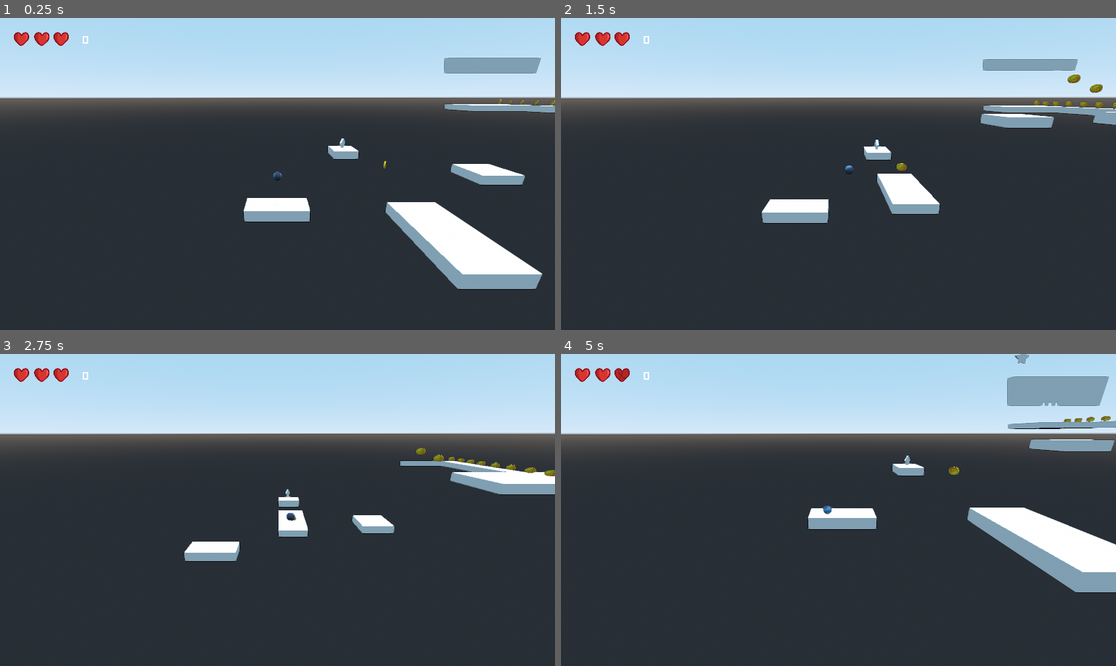
Above: before the commit, frames 1-4 (two rows, left to right).
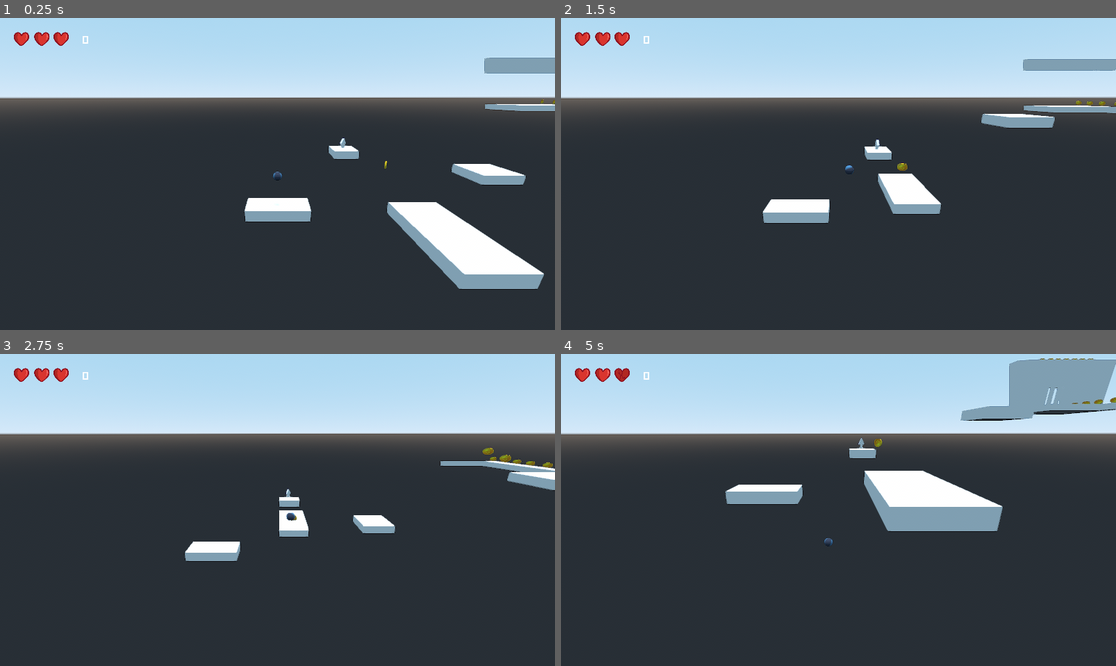
Above: after the commit, the same moments.

Repository: PedroCarbone/Oldies_2do_Parcial
Game: Godot game, scene res://scenes/EscenasGameplay/level 3/level_3.tscn
Two runs of this game, one before a commit and one after it. Both use one fixed random seed, a clock stepped at 60 frames per second and the inputs below. This scene is started directly instead of the project's main scene. The engine's default icon, where the game draws it, is replaced by a stand-in: a white triangle on a blue panel in a dark square.
Inputs:
- Up to frame 1 (0.25 s): no input
- Up to frame 2 (1.5 s): hold Right (ui_right) 0.53-1.28 s; tap Space (ui_select) at 0.77 s; hold Down (ui_down) from 1.28 s (still down)
- Up to frame 3 (2.75 s): tap Space (ui_select) at 1.52 s; release Down (ui_down) at 2.03 s; hold Right (ui_right) from 2.03 s (still down)
- Up to frame 4 (5 s): release Right (ui_right) at 2.78 s; hold Up (ui_up) 2.78-3.53 s; tap Space (ui_select) at 3.02, 3.77, 4.52 s; hold Left (ui_left) from 3.53 s (still down)

The runs differ from the first frame. In frame 1, 1.3% of the frame differs, in the area x 43-100%, y 12-88%; in frame 2, 1.5%; in frame 3, 2.1%; in frame 4, 13%, in the area x 29-100%, y 0-77%.

Commit message:
pulido final?

Diff:
--- a/scenes/EscenasGameplay/Nivel 2/level_2.tscn
+++ b/scenes/EscenasGameplay/Nivel 2/level_2.tscn
@@ -200,7 +200,7 @@
 font_data = ExtResource( 10 )
 
 [sub_resource type="DynamicFont" id=19]
-size = 50
+size = 300
 font_data = ExtResource( 10 )
 
 [sub_resource type="Animation" id=20]
@@ -455,7 +455,7 @@
 "times": PoolRealArray( 0, 10 ),
 "transitions": PoolRealArray( 1, 1 ),
 "update": 0,
-"values": [ Color( 1, 1, 1, 1 ), Color( 0.870588, 0.0705882, 0.0705882, 1 ) ]
+"values": [ Color( 1, 1, 1, 1 ), Color( 1, 0, 0, 1 ) ]
 }
 tracks/2/type = "value"
 tracks/2/path = NodePath("Control/tiempo:text")
@@ -472,6 +472,9 @@
 
 [node name="level_2" type="Spatial"]
 script = ExtResource( 7 )
+__meta__ = {
+"_edit_vertical_guides_": [ 960.0 ]
+}
 
 [node name="StaticBody" type="StaticBody" parent="."]
 transform = Transform( 1.67678, 0, 0, 0, 1, 0, 0, 0, 0.57348, -32.1607, 0, -19.8949 )
@@ -607,7 +610,6 @@
 
 [node name="hide" parent="." instance=ExtResource( 5 )]
 transform = Transform( 1, 0, 0, 0, 1, 0, 0, 0, 1, -89.6221, 76.2639, -39.7127 )
-visible = true
 
 [node name="salto3" parent="." instance=ExtResource( 4 )]
 transform = Transform( 1, 0, 0, 0, 1, 0, 0, 0, 1, -111.079, 32.9025, -39.9444 )
@@ -770,13 +772,12 @@
 }
 
 [node name="tiempo" type="Label" parent="UI/Control"]
-modulate = Color( 0.934, 0.526, 0.526, 1 )
-margin_left = 662.105
-margin_top = 49.719
-margin_right = 702.105
-margin_bottom = 102.719
+margin_left = 840.0
+margin_top = 50.0
+margin_right = 1084.0
+margin_bottom = 364.0
 custom_fonts/font = SubResource( 19 )
-text = "10"
+text = "15"
 __meta__ = {
 "_edit_use_anchors_": false
 }
--- a/scenes/EscenasGameplay/level 3/level_3.tscn
+++ b/scenes/EscenasGameplay/level 3/level_3.tscn
@@ -16,21 +16,6 @@
 
 [sub_resource type="CubeMesh" id=2]
 
-[sub_resource type="Animation" id=3]
-length = 0.001
-tracks/0/type = "value"
-tracks/0/path = NodePath("../Player:translation")
-tracks/0/interp = 1
-tracks/0/loop_wrap = true
-tracks/0/imported = false
-tracks/0/enabled = true
-tracks/0/keys = {
-"times": PoolRealArray( 0 ),
-"transitions": PoolRealArray( 1 ),
-"update": 0,
-"values": [ Vector3( -23.9342, 9.11783, 0.256427 ) ]
-}
-
 [sub_resource type="Animation" id=4]
 resource_name = "reset"
 length = 0.001
@@ -44,7 +29,7 @@
 "times": PoolRealArray( 0 ),
 "transitions": PoolRealArray( 1 ),
 "update": 0,
-"values": [ Vector3( -23.9342, 9.11783, 0.256427 ) ]
+"values": [ Vector3( -41.6039, 9.11783, 0.256427 ) ]
 }
 
 [sub_resource type="Animation" id=5]
@@ -200,37 +185,6 @@
 "values": [ false, true ]
 }
 
-[sub_resource type="Animation" id=12]
-length = 20.0
-loop = true
-tracks/0/type = "value"
-tracks/0/path = NodePath(".:translation")
-tracks/0/interp = 1
-tracks/0/loop_wrap = true
-tracks/0/imported = false
-tracks/0/enabled = true
-tracks/0/keys = {
-"times": PoolRealArray( 0, 10 ),
-"transitions": PoolRealArray( 1, 1 ),
-"update": 0,
-"values": [ Vector3( 101.863, 25.9045, -65.6358 ), Vector3( 202.461, 64.2612, -65.6358 ) ]
-}
-
-[sub_resource type="Animation" id=13]
-length = 0.001
-tracks/0/type = "value"
-tracks/0/path = NodePath(".:translation")
-tracks/0/interp = 1
-tracks/0/loop_wrap = true
-tracks/0/imported = false
-tracks/0/enabled = true
-tracks/0/keys = {
-"times": PoolRealArray( 0 ),
-"transitions": PoolRealArray( 1 ),
-"update": 0,
-"values": [ Vector3( 101.863, 25.9045, -65.6358 ) ]
-}
-
 [sub_resource type="BoxShape" id=14]
 
 [sub_resource type="CylinderShape" id=15]
@@ -248,7 +202,7 @@
 font_data = ExtResource( 9 )
 
 [sub_resource type="DynamicFont" id=18]
-size = 50
+size = 300
 font_data = ExtResource( 9 )
 
 [sub_resource type="Animation" id=19]
@@ -461,6 +415,21 @@
 "values": [ true, false, true, false, true, false ]
 }
 
+[sub_resource type="Animation" id=26]
+length = 0.001
+tracks/0/type = "value"
+tracks/0/path = NodePath("Control/tiempo:modulate")
+tracks/0/interp = 1
+tracks/0/loop_wrap = true
+tracks/0/imported = false
+tracks/0/enabled = true
+tracks/0/keys = {
+"times": PoolRealArray( 0 ),
+"transitions": PoolRealArray( 1 ),
+"update": 0,
+"values": [ Color( 1, 0, 0, 1 ) ]
+}
+
 [sub_resource type="Animation" id=24]
 resource_name = "reset"
 length = 0.01
@@ -505,31 +474,47 @@
 "update": 1,
 "values": [ "5", "4", "3", "2", "1" ]
 }
+tracks/2/type = "value"
+tracks/2/path = NodePath("Control/tiempo:modulate")
+tracks/2/interp = 1
+tracks/2/loop_wrap = true
+tracks/2/imported = false
+tracks/2/enabled = true
+tracks/2/keys = {
+"times": PoolRealArray( 0, 5 ),
+"transitions": PoolRealArray( 1, 1 ),
+"update": 0,
+"values": [ Color( 1, 1, 1, 1 ), Color( 1, 0, 0, 1 ) ]
+}
 
 [node name="Spatial" type="Spatial"]
 script = ExtResource( 5 )
+__meta__ = {
+"_edit_vertical_guides_": [ 961.0 ]
+}
 
 [node name="DirectionalLight" type="DirectionalLight" parent="."]
-transform = Transform( 1, 0, 0, 0, -4.37114e-08, 1, 0, -1, -4.37114e-08, 16.6634, 21.7529, -6.2611 )
+transform = Transform( 1, 0, 0, 0, -4.37114e-08, 1, 0, -1, -4.37114e-08, -0.802317, 21.7529, -6.2611 )
 shadow_enabled = true
 
 [node name="PlataformaInicial" type="StaticBody" parent="."]
 transform = Transform( 7.34702, 0, 0, 0, 1.30591, 0, 0, 0, 3.53875, -24.0629, 0, 0 )
 
 [node name="CollisionShape" type="CollisionShape" parent="PlataformaInicial"]
+transform = Transform( 1, 0, 0, 0, 1, 0, 0, 0, 1, -2.37725, 0, 0 )
 shape = SubResource( 1 )
 
 [node name="MeshInstance" type="MeshInstance" parent="PlataformaInicial"]
+transform = Transform( 1, 0, 0, 0, 1, 0, 0, 0, 1, -2.37725, 0, 0 )
 mesh = SubResource( 2 )
 material/0 = null
 
 [node name="Player" parent="." instance=ExtResource( 1 )]
-transform = Transform( 1, 0, 0, 0, 1, 0, 0, 0, 1, -23.9342, 9.11783, 0.256427 )
+transform = Transform( 1, 0, 0, 0, 1, 0, 0, 0, 1, -41.604, 9.118, 0.256 )
 
 [node name="animacion" type="AnimationPlayer" parent="Player"]
 root_node = NodePath("../../Limite")
 autoplay = "reset"
-anims/RESET = SubResource( 3 )
 anims/reset = SubResource( 4 )
 anims/respawn = SubResource( 5 )
 
@@ -537,23 +522,26 @@
 transform = Transform( 4.218, 0, 0, 0, 1.306, 0, 0, 0, 3.539, 0.00893593, 6.13827, -33.644 )
 
 [node name="CollisionShape" type="CollisionShape" parent="PlataformaPU"]
+transform = Transform( 1, 0, 0, 0, 1, 0, 0, 0, 1, -4.14076, 0, 0 )
 shape = SubResource( 1 )
 
 [node name="MeshInstance" type="MeshInstance" parent="PlataformaPU"]
-transform = Transform( 1, 0, 0, 0, 1, 0, 0, 0, 1.43927, 0, 0, 0 )
+transform = Transform( 1, 0, 0, 0, 1, 0, 0, 0, 1.43927, -4.14076, 0, 0 )
 mesh = SubResource( 2 )
 material/0 = null
 
 [node name="salto3" parent="." instance=ExtResource( 3 )]
-transform = Transform( 1, 0, 0, 0, 1, 0, 0, 0, 1, -0.165506, 9.40354, -33.8644 )
+transform = Transform( 1, 0, 0, 0, 1, 0, 0, 0, 1, -17.6312, 9.40354, -33.8644 )
 
 [node name="plataformaMovil1" type="KinematicBody" parent="."]
 transform = Transform( 4.21763, 0, 0, 0, 1, 0, 0, 0, 8.79808, -0.113949, 6.43593, 24.0945 )
 
 [node name="CollisionShape" type="CollisionShape" parent="plataformaMovil1"]
+transform = Transform( 1, 0, 0, 0, 1, 0, 0, 0, 1, -4.14112, 0, 0 )
 shape = SubResource( 6 )
 
 [node name="MeshInstance" type="MeshInstance" parent="plataformaMovil1"]
+transform = Transform( 1, 0, 0, 0, 1, 0, 0, 0, 1, -4.14112, 0, 0 )
 mesh = SubResource( 7 )
 material/0 = null
 
@@ -565,9 +553,11 @@
 transform = Transform( 4.218, 0, 0, 0, 1, 0, 0, 0, 4.514, 22.7612, 6.43593, 0.0603676 )
 
 [node name="CollisionShape" type="CollisionShape" parent="plataformaMovil2"]
+transform = Transform( 1, 0, 0, 0, 1, 0, 0, 0, 1, -4.14076, 0, 0 )
 shape = SubResource( 6 )
 
 [node name="MeshInstance" type="MeshInstance" parent="plataformaMovil2"]
+transform = Transform( 1, 0, 0, 0, 1, 0, 0, 0, 1, -4.14076, 0, 0 )
 mesh = SubResource( 7 )
 material/0 = null
 
@@ -616,8 +606,7 @@
 depth = 0.787657
 
 [node name="hide" parent="." instance=ExtResource( 2 )]
-transform = Transform( 1, 0, 0, 0, 1, 0, 0, 0, 1, 55.1206, 51.1272, -66.1783 )
-visible = true
+transform = Transform( 1, 0, 0, 0, 1, 0, 0, 0, 1, 55.1206, 64.2911, -84.6905 )
 
 [node name="Reja" type="StaticBody" parent="."]
 transform = Transform( 0.843234, 0, 0, 0, 5.14017, 0, 0, 0, 0.240838, 68.9743, 26.3312, -60.0107 )
@@ -644,21 +633,6 @@
 anims/RESET = SubResource( 10 )
 "anims/desaparición" = SubResource( 11 )
 
-[node name="plataformaMovil3" type="KinematicBody" parent="."]
-transform = Transform( 4.63139, 0, 0, 0, 1.90834, 0, 0, 0, 9.7367, 101.863, 25.9045, -65.6358 )
-
-[node name="CollisionShape" type="CollisionShape" parent="plataformaMovil3"]
-shape = SubResource( 6 )
-
-[node name="MeshInstance" type="MeshInstance" parent="plataformaMovil3"]
-mesh = SubResource( 7 )
-material/0 = null
-
-[node name="animacion" type="AnimationPlayer" parent="plataformaMovil3"]
-autoplay = "Movimiento"
-anims/Movimiento = SubResource( 12 )
-anims/RESET = SubResource( 13 )
-
 [node name="obstaculo1" type="StaticBody" parent="."]
 transform = Transform( 1.71573, 0, 0, 0, 1.81249, 0, 0, 0, 14.8783, 116.84, 35.3996, -67.2527 )
 
@@ -690,12 +664,13 @@
 material/0 = null
 
 [node name="recompensa" type="StaticBody" parent="."]
-transform = Transform( 7.23659, 0, 0, 0, 27.5695, 0, 0, 0, 11.7625, 47.821, 29.3058, -92.2083 )
+transform = Transform( 7.23659, 0, 0, 0, 27.5695, 0, 0, 0, 11.7625, 47.821, 29.3058, -109.884 )
 
 [node name="CollisionShape" type="CollisionShape" parent="recompensa"]
 shape = SubResource( 1 )
 
 [node name="MeshInstance" type="MeshInstance" parent="recompensa"]
+transform = Transform( 1, 0, 0, 0, 1, 0, 0, 0, 1, 0, 0, 0 )
 mesh = SubResource( 2 )
 material/0 = null
 
@@ -723,7 +698,7 @@
 shape = SubResource( 15 )
 
 [node name="Moneda" parent="." instance=ExtResource( 6 )]
-transform = Transform( 2, 0, 0, 0, 2, 0, 0, 0, 2, 0, 10.8226, 7.62939e-06 )
+transform = Transform( 2, 0, 0, 0, 2, 0, 0, 0, 2, -17.4657, 10.8226, 7.62939e-06 )
 
 [node name="Moneda5" parent="." instance=ExtResource( 6 )]
 transform = Transform( 2, 0, 0, 0, 2, 0, 0, 0, 2, 38.005, 27.4299, 7.62939e-06 )
@@ -785,7 +760,7 @@
 transform = Transform( 2, 0, 0, 0, 2, 0, 0, 0, 2, 74.0238, 26.9608, -65.2575 )
 
 [node name="Moneda27" parent="." instance=ExtResource( 6 )]
-transform = Transform( 2, 0, 0, 0, 2, 0, 0, 0, 2, 77.5707, 26.9608, -65.2575 )
+transform = Transform( 2, 0, 0, 0, 2, 0, 0, 0, 2, 60.105, 26.9608, -65.2575 )
 
 [node name="Moneda30" parent="." instance=ExtResource( 6 )]
 transform = Transform( 2, 0, 0, 0, 2, 0, 0, 0, 2, 81.228, 26.7545, -65.2575 )
@@ -794,7 +769,7 @@
 transform = Transform( 2, 0, 0, 0, 2, 0, 0, 0, 2, 84.6583, 26.7545, -65.2575 )
 
 [node name="Moneda34" parent="." instance=ExtResource( 6 )]
-transform = Transform( 2, 0, 0, 0, 2, 0, 0, 0, 2, 88.2146, 27.1421, -65.2575 )
+transform = Transform( 2, 0, 0, 0, 2, 0, 0, 0, 2, 88.2146, 26.7339, -65.2575 )
 
 [node name="Moneda35" parent="." instance=ExtResource( 6 )]
 transform = Transform( 2, 0, 0, 0, 2, 0, 0, 0, 2, 88.2146, 29.7878, -65.2575 )
@@ -881,43 +856,43 @@
 transform = Transform( 2, 0, 0, 0, 2, 0, 0, 0, 2, 62.6911, 42.6699, -65.6073 )
 
 [node name="Moneda63" parent="." instance=ExtResource( 6 )]
-transform = Transform( 2, 0, 0, 0, 2, 0, 0, 0, 2, 51.3529, 58.0531, -86.4577 )
+transform = Transform( 2, 0, 0, 0, 2, 0, 0, 0, 2, 51.3529, 58.0531, -103.618 )
 
 [node name="Moneda64" parent="." instance=ExtResource( 6 )]
-transform = Transform( 2, 0, 0, 0, 2, 0, 0, 0, 2, 48.1694, 58.0531, -86.4577 )
+transform = Transform( 2, 0, 0, 0, 2, 0, 0, 0, 2, 48.1694, 58.0531, -103.618 )
 
 [node name="Moneda65" parent="." instance=ExtResource( 6 )]
-transform = Transform( 2, 0, 0, 0, 2, 0, 0, 0, 2, 44.5569, 58.0531, -86.4577 )
+transform = Transform( 2, 0, 0, 0, 2, 0, 0, 0, 2, 44.5569, 58.0531, -103.618 )
 
 [node name="Moneda66" parent="." instance=ExtResource( 6 )]
-transform = Transform( 2, 0, 0, 0, 2, 0, 0, 0, 2, 51.3529, 58.0531, -90.3868 )
+transform = Transform( 2, 0, 0, 0, 2, 0, 0, 0, 2, 51.3529, 58.0531, -107.547 )
 
 [node name="Moneda67" parent="." instance=ExtResource( 6 )]
-transform = Transform( 2, 0, 0, 0, 2, 0, 0, 0, 2, 48.1694, 58.0531, -90.3868 )
+transform = Transform( 2, 0, 0, 0, 2, 0, 0, 0, 2, 48.1694, 58.0531, -107.547 )
 
 [node name="Moneda68" parent="." instance=ExtResource( 6 )]
-transform = Transform( 2, 0, 0, 0, 2, 0, 0, 0, 2, 44.5569, 58.0531, -90.3868 )
+transform = Transform( 2, 0, 0, 0, 2, 0, 0, 0, 2, 44.5569, 58.0531, -107.547 )
 
 [node name="Moneda69" parent="." instance=ExtResource( 6 )]
-transform = Transform( 2, 0, 0, 0, 2, 0, 0, 0, 2, 51.3529, 58.0531, -94.2336 )
+transform = Transform( 2, 0, 0, 0, 2, 0, 0, 0, 2, 51.3529, 58.0531, -111.394 )
 
 [node name="Moneda70" parent="." instance=ExtResource( 6 )]
-transform = Transform( 2, 0, 0, 0, 2, 0, 0, 0, 2, 48.1694, 58.0531, -94.2336 )
+transform = Transform( 2, 0, 0, 0, 2, 0, 0, 0, 2, 48.1694, 58.0531, -111.394 )
 
 [node name="Moneda71" parent="." instance=ExtResource( 6 )]
-transform = Transform( 2, 0, 0, 0, 2, 0, 0, 0, 2, 44.5569, 58.0531, -94.2336 )
+transform = Transform( 2, 0, 0, 0, 2, 0, 0, 0, 2, 44.5569, 58.0531, -111.394 )
 
 [node name="Moneda72" parent="." instance=ExtResource( 6 )]
-transform = Transform( 2, 0, 0, 0, 2, 0, 0, 0, 2, 51.3529, 58.0531, -98.06 )
+transform = Transform( 2, 0, 0, 0, 2, 0, 0, 0, 2, 51.3529, 58.0531, -115.221 )
 
 [node name="Moneda73" parent="." instance=ExtResource( 6 )]
-transform = Transform( 2, 0, 0, 0, 2, 0, 0, 0, 2, 48.1694, 58.0531, -98.06 )
+transform = Transform( 2, 0, 0, 0, 2, 0, 0, 0, 2, 48.1694, 58.0531, -115.221 )
 
 [node name="Moneda74" parent="." instance=ExtResource( 6 )]
-transform = Transform( 2, 0, 0, 0, 2, 0, 0, 0, 2, 44.5569, 58.0531, -98.06 )
+transform = Transform( 2, 0, 0, 0, 2, 0, 0, 0, 2, 44.5569, 58.0531, -115.221 )
 
 [node name="Moneda75" parent="." instance=ExtResource( 6 )]
-transform = Transform( 2, 0, 0, 0, 2, 0, 0, 0, 2, 117.125, 41.7726, -66.8487 )
+transform = Transform( 2, 0, 0, 0, 2, 0, 0, 0, 2, 117.125, 39.0591, -66.8487 )
 
 [node name="Moneda76" parent="." instance=ExtResource( 6 )]
 transform = Transform( 2, 0, 0, 0, 2, 0, 0, 0, 2, 171.944, 70.294, -66.8487 )
@@ -973,12 +948,13 @@
 }
 
 [node name="tiempo" type="Label" parent="UI/Control"]
-margin_left = 662.105
-margin_top = 49.7193
-margin_right = 702.105
-margin_bottom = 102.719
+modulate = Color( 1, 0, 0, 1 )
+margin_left = 840.0
+margin_top = 50.0
+margin_right = 1084.0
+margin_bottom = 364.0
 custom_fonts/font = SubResource( 18 )
-text = "1"
+text = "5"
 __meta__ = {
 "_edit_use_anchors_": false
 }
@@ -995,6 +971,7 @@
 
 [node name="temporizador" type="AnimationPlayer" parent="UI"]
 autoplay = "reset"
+anims/RESET = SubResource( 26 )
 anims/reset = SubResource( 24 )
 anims/tiempo = SubResource( 25 )
 next/tiempo = "reset"
Not shown: 1 places in scenes/EscenasGameplay/level 3/level_3.tscn that only renumber resources
